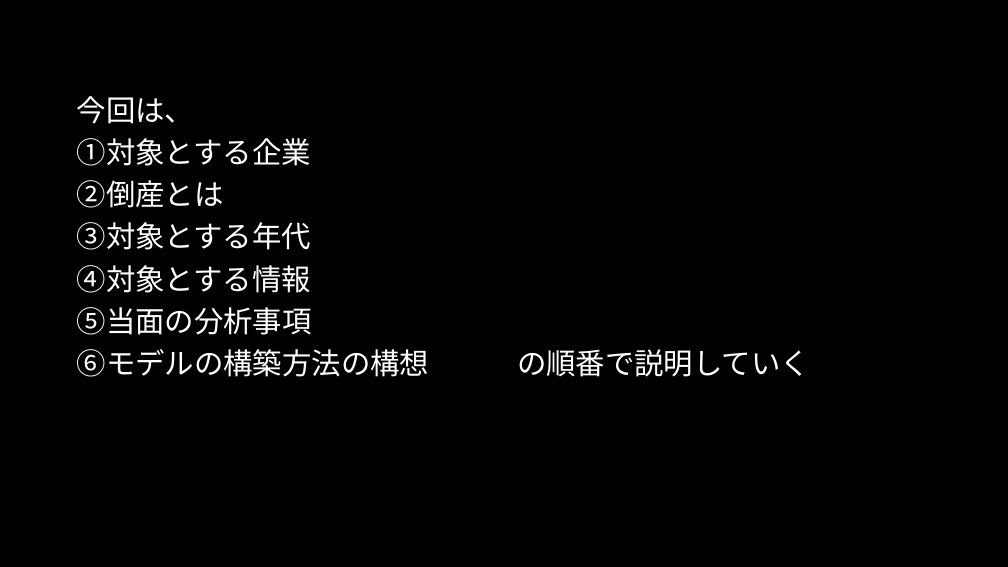
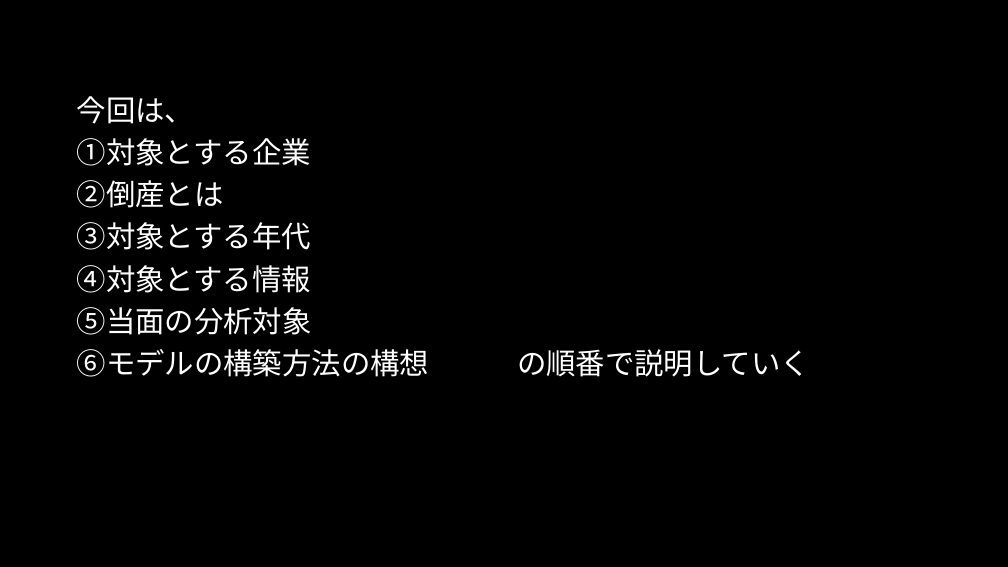
Before and after one commit to MAGA-Phantom/OperationSotsuron, a slide deck: slide 3 of 倒産の研究(仮).pptx. Drawn at 1008x567 pixels with LibreOffice and Linux fonts; fonts in the diff are those of the drawing. Boxes give left, top, right and bottom in pixels: in the first picture for what was removed or moved away, otherwise in the second. Text is boxed around its words. In the diff, an @@ line names an element or a change of style, - is before the commit and + after.

```diff
--- a/倒産の研究(仮).pptx
+++ b/倒産の研究(仮).pptx
@@ text at (77, 307, 312, 335): text changed @@
-⑤当面の分析事項
+⑤当面の分析対象
```
Also in this commit, not shown: 5 other slides changed, 10 slides added, 1 other file.
